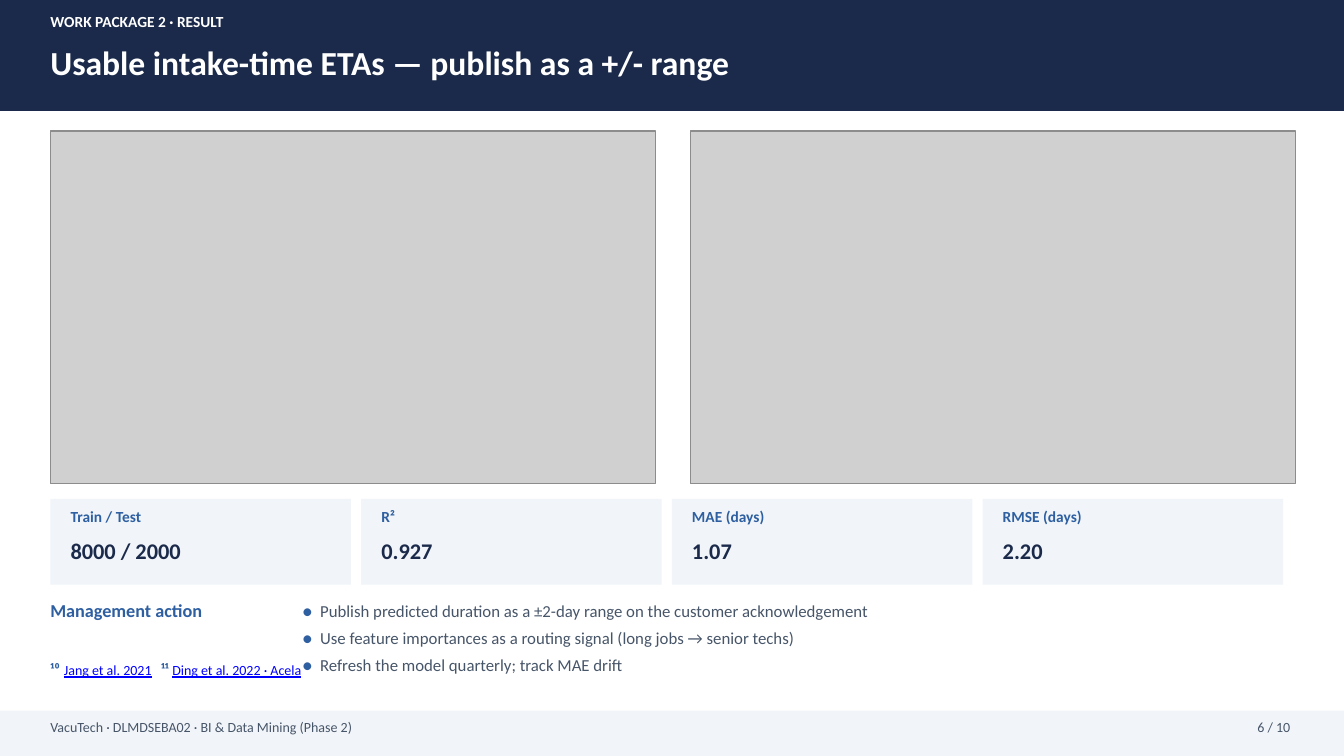
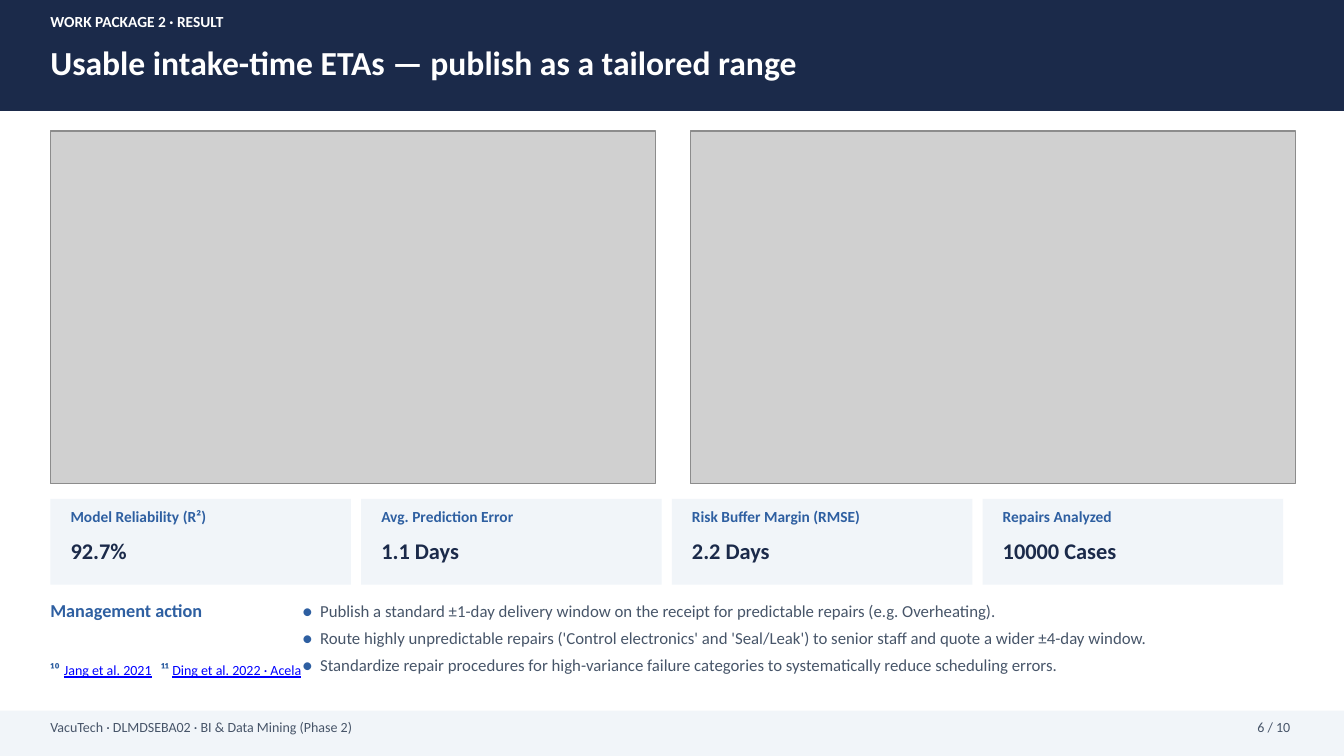
Before and after one commit to jaysplen/bi1_project_v3, a slide deck: slide 6 of PRESENTATION.pptx. Drawn at 1344x756 pixels with LibreOffice and Linux fonts; fonts in the diff are those of the drawing; grey boxes stand for pictures. Boxes give left, top, right and bottom in pixels: in the first picture for what was removed or moved away, otherwise in the second. Text is boxed around its words. In the diff, an @@ line names an element or a change of style, - is before the commit and + after.

```diff
--- a/PRESENTATION.pptx
+++ b/PRESENTATION.pptx
@@ text at box(50, 51, 796, 81): text changed @@
-Usable intake-time ETAs — publish as a +/- range
+Usable intake-time ETAs — publish as a tailored range
@@ text at box(71, 510, 206, 525): text changed @@
-Train / Test
+Model Reliability (R²)
@@ text at box(381, 511, 513, 525): text changed @@
-R²
+Avg. Prediction Error
@@ text at box(692, 511, 860, 525): text changed @@
-MAE (days)
+Risk Buffer Margin (RMSE)
@@ text at box(1003, 511, 1112, 525): text changed @@
-RMSE (days)
+Repairs Analyzed
@@ text at box(71, 543, 127, 559): text changed @@
-8000 / 2000
+92.7%
@@ text at box(381, 544, 459, 563): text changed @@
-0.927
+1.1 Days
@@ text at box(692, 544, 770, 563): text changed @@
-1.07
+2.2 Days
@@ text at box(1003, 544, 1116, 559): text changed @@
-2.20
+10000 Cases
@@ text at box(320, 605, 1145, 674): text changed @@
-● Publish predicted duration as a ±2-day range on the customer acknowledgement
-● Use feature importances as a routing signal (long jobs → senior techs)
-● Refresh the model quarterly; track MAE drift
+● Publish a standard ±1-day delivery window on the receipt for predictable repairs (e.g. Overheating).
+● Route highly unpredictable repairs ('Control electronics' and 'Seal/Leak') to senior staff and quote a wider ±4-day window.
+● Standardize repair procedures for high-variance failure categories to systematically reduce scheduling errors.
```
Also in this commit, not shown: 5 other slides changed, 2 other files.
